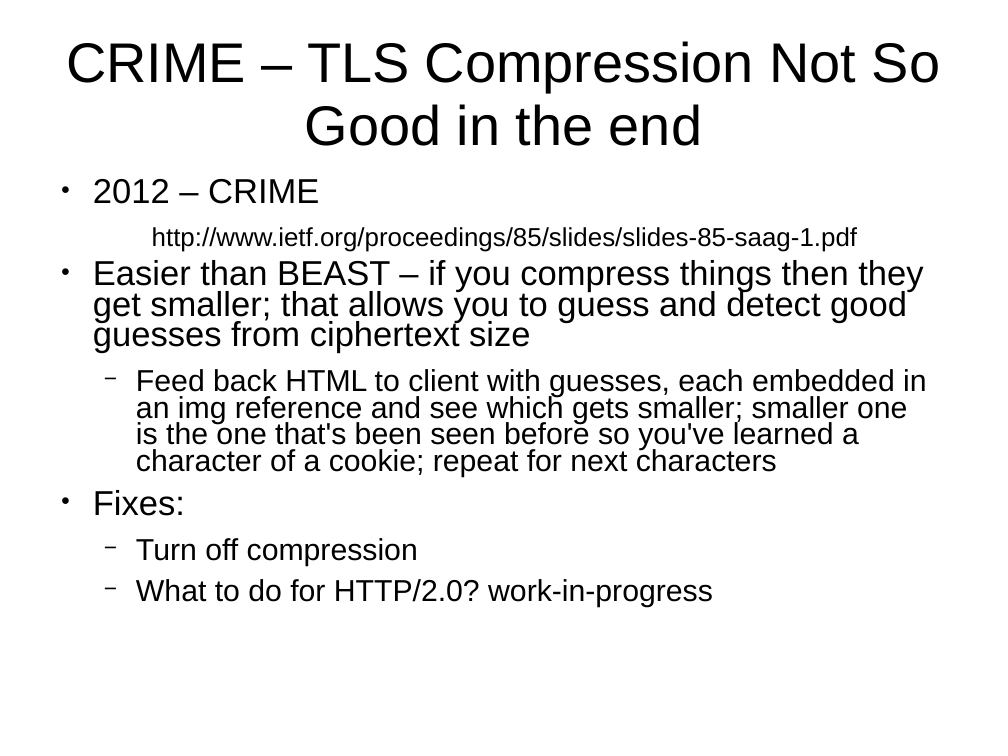
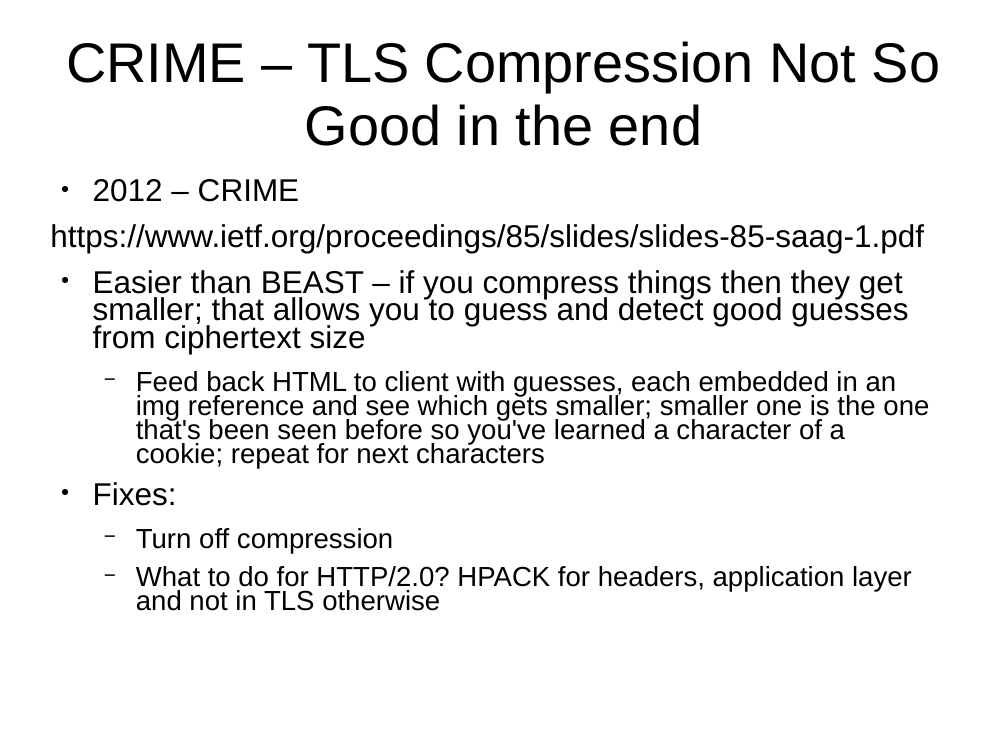
Before and after one commit to sftcd/cs7053, a slide deck: slide 14 of 2016lectures/07-tls-problems.ppt. Drawn at 1008x756 pixels with LibreOffice and Linux fonts; fonts in the diff are those of the drawing. Boxes give left, top, right and bottom in pixels: in the first picture for what was removed or moved away, otherwise in the second. Text is boxed around its words. In the diff, an @@ line names an element or a change of style, - is before the commit and + after.

```diff
--- a/2016lectures/07-tls-problems.ppt
+++ b/2016lectures/07-tls-problems.ppt
@@ text at [93, 179, 929, 553]: size 27.2 to 24.8 pt in "2012 – CRIME", "Easier than BEAST – if you compress ...", "Fixes:"; size 23.8 to 21.7 pt in "Feed back HTML to client with guesses, ...", "Turn off compression"; indent changed @@
@@ text at [50, 224, 924, 253]: text changed; size 20.4 to 24.8 pt @@
-    http://www.ietf.org/proceedings/85/slides/slides-85-saag-1.pdf
+https://www.ietf.org/proceedings/85/slides/slides-85-saag-1.pdf
@@ text at [136, 566, 912, 611]: text changed; size 23.8 to 21.7 pt @@
-  − What to do for HTTP/2.0? work-in-progress
+  − What to do for HTTP/2.0? HPACK for headers, application layer and not in TLS otherwise
```
Also in this commit, not shown: 26 other slides changed, 4 slides added, 1 slide removed, 4 other files.
